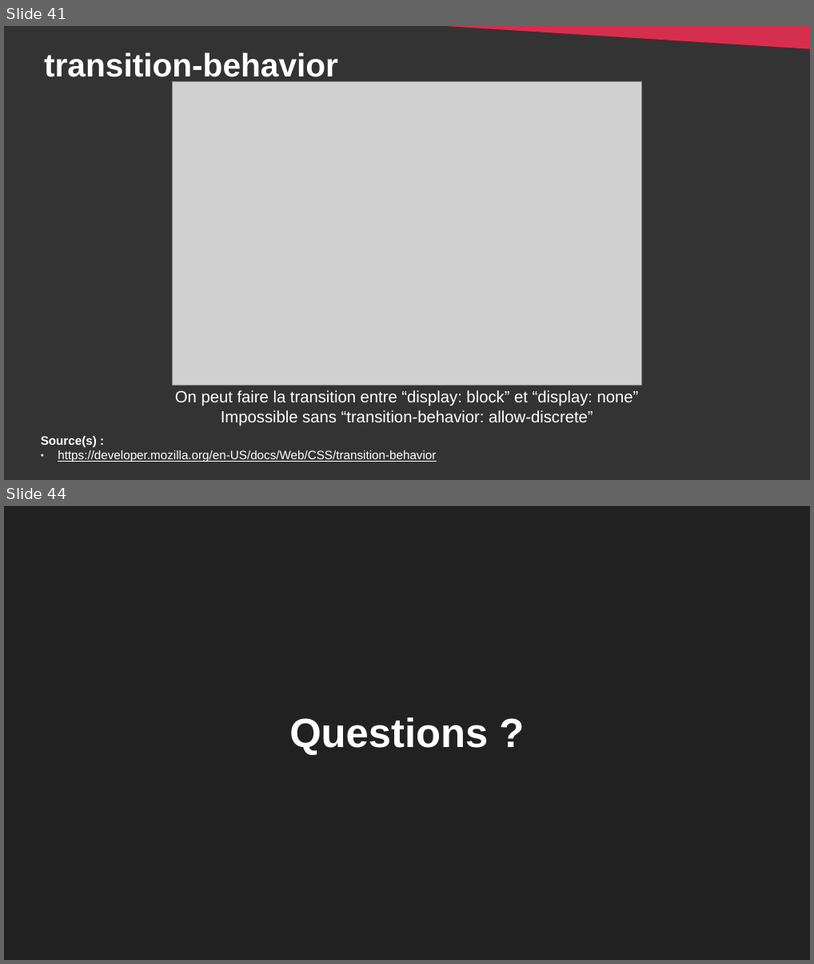
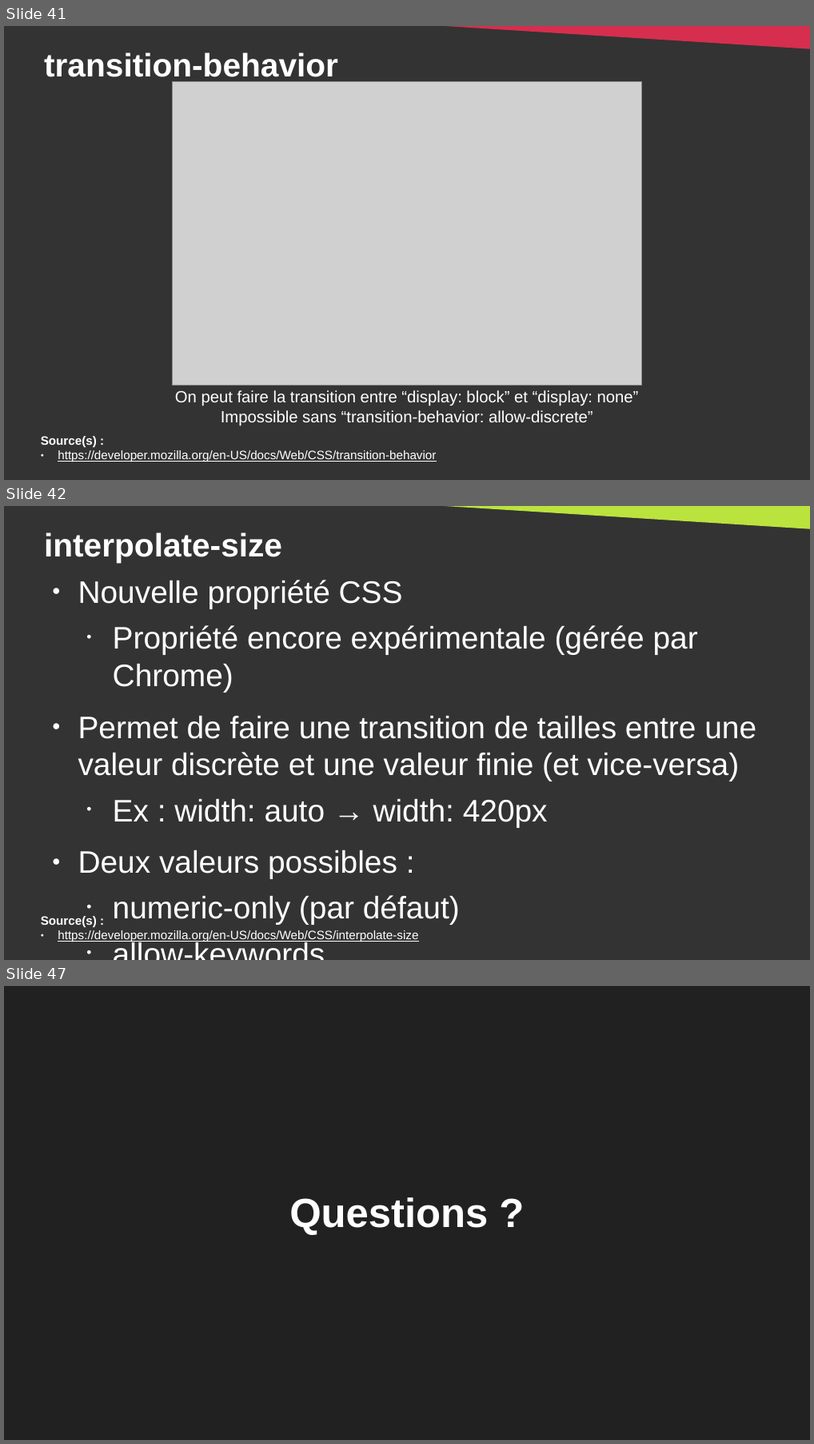
Before and after one commit to DanYellow/cours, a slide deck: integration-web-s2/travaux-pratiques/numero-2/presentation.odp. Shown one above the other, each under a label of ours: slides 41 and 44 before the commit, slides 41, 42 and 47 after it; the slides between them are not shown. The pictures are 814x964 and 814x1444 pixels, drawn with LibreOffice and Linux fonts; fonts in the diff are those of the drawing; grey boxes stand for pictures. Boxes give left, top, right and bottom in pixels: in the first picture for what was removed or moved away, otherwise in the second. Text is boxed around its words. In the diff, an @@ line names an element or a change of style, - is before the commit and + after.

```diff
--- a/integration-web-s2/travaux-pratiques/numero-2/presentation.odp
+++ b/integration-web-s2/travaux-pratiques/numero-2/presentation.odp
@@ slide 42 added at [4,506,810,960], background #333333 @@
@@ right triangle added at [394,506,810,529], fill #BBE33D @@
@@ title added at [44,532,282,562], 32 pt, text #FFFFFF, bold @@
+interpolate-size
@@ text added at [78,580,757,924], 30.6 pt, text #FFFFFF @@
+● Nouvelle propriété CSS
+  • Propriété encore expérimentale (gérée par Chrome)
+● Permet de faire une transition de tailles entre une valeur discrète et une valeur finie (et vice-versa)
+  • Ex : width: auto → width: 420px
+● Deux valeurs possibles :
+  • numeric-only (par défaut)
+  • allow-keywords
@@ text added at [41,916,418,941], 12 pt, text #FFFFFF, underline @@
+Source(s) :
+● https://developer.mozilla.org/en-US/docs/Web/CSS/interpolate-size
@@ what was slide 44 is now slide 47 @@
```
Also in this commit, not shown: 2 slides changed, 2 other slides added, 1 other file.
